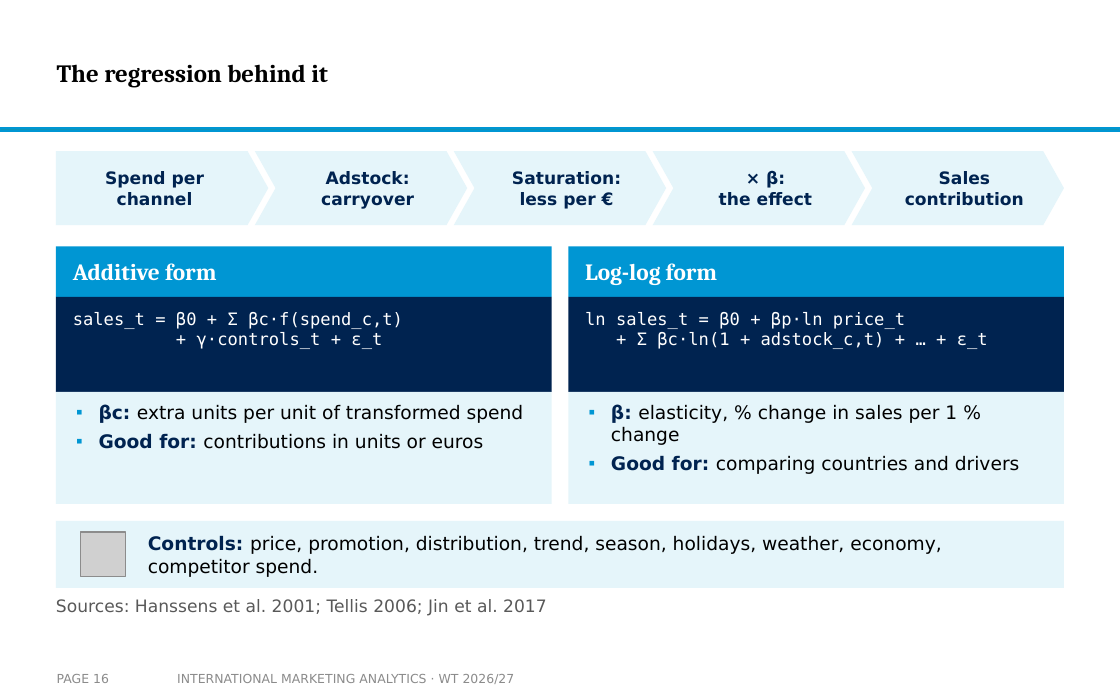
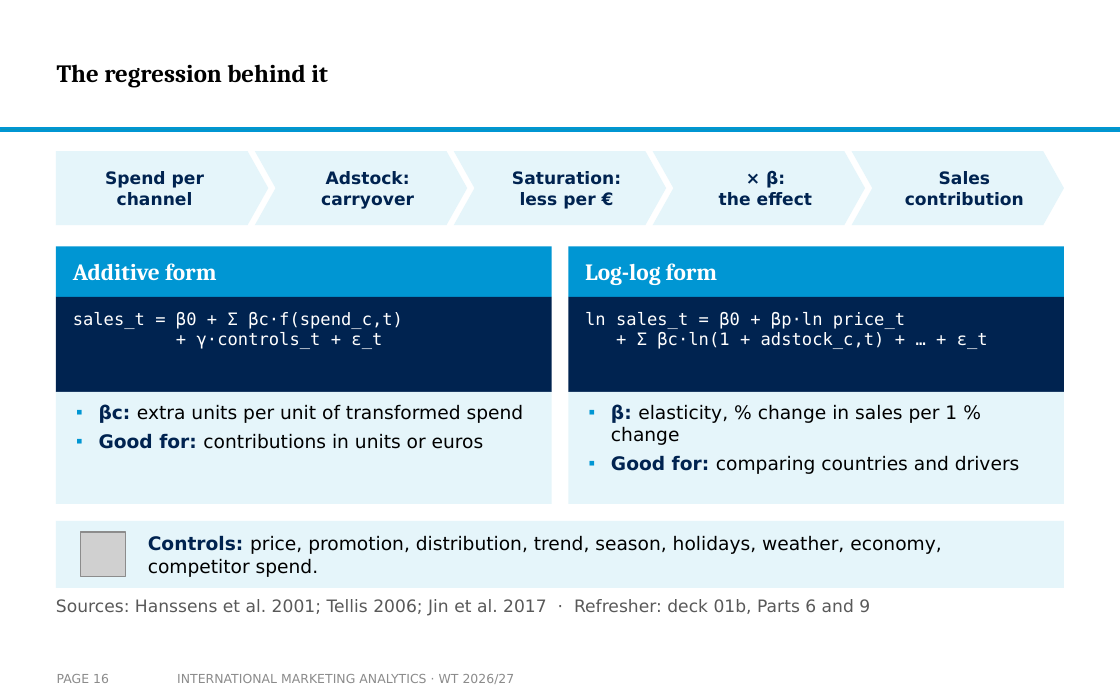
Before and after one commit to arnefloh-wu/international-marketing-analytics-teaching, a slide deck: slide 16 of slides/02a_intro-to-mmm_WT26-27.pptx. Drawn at 1120x700 pixels with LibreOffice and Linux fonts; fonts in the diff are those of the drawing; grey boxes stand for pictures; background and template pictures are left out. Boxes give left, top, right and bottom in pixels: in the first picture for what was removed or moved away, otherwise in the second. Text is boxed around its words. In the diff, an @@ line names an element or a change of style, - is before the commit and + after.

```diff
--- a/slides/02a_intro-to-mmm_WT26-27.pptx
+++ b/slides/02a_intro-to-mmm_WT26-27.pptx
@@ text at (56,599,870,616): text changed @@
-Sources: Hanssens et al. 2001; Tellis 2006; Jin et al. 2017
+Sources: Hanssens et al. 2001; Tellis 2006; Jin et al. 2017 · Refresher: deck 01b, Parts 6 and 9
```
Also in this commit, not shown: 2 other slides changed, 1 slide added, 1 other file.
